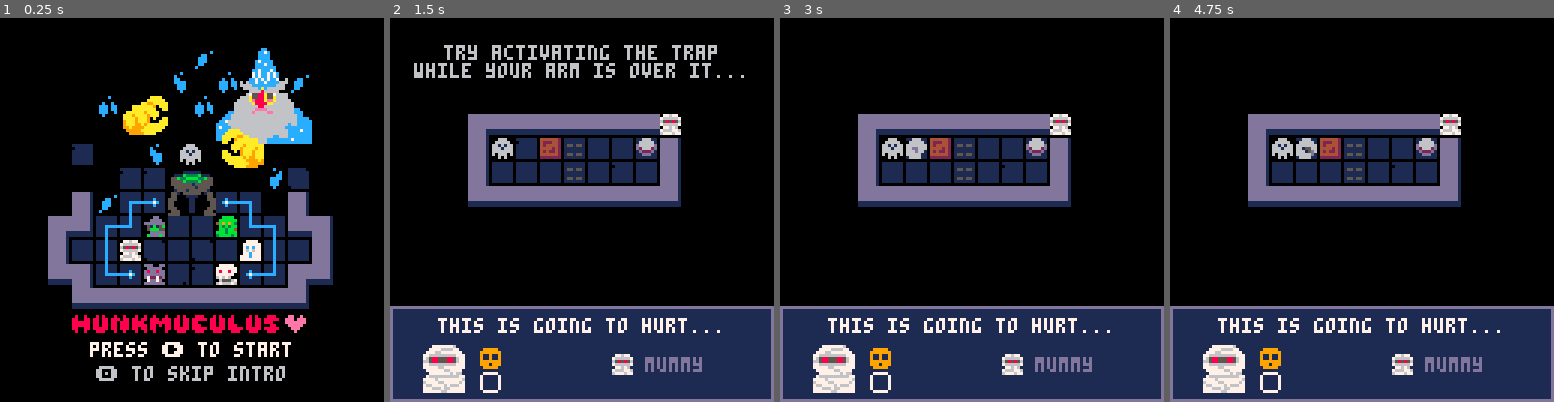
Above: before the commit, frames 1-4 (left to right).
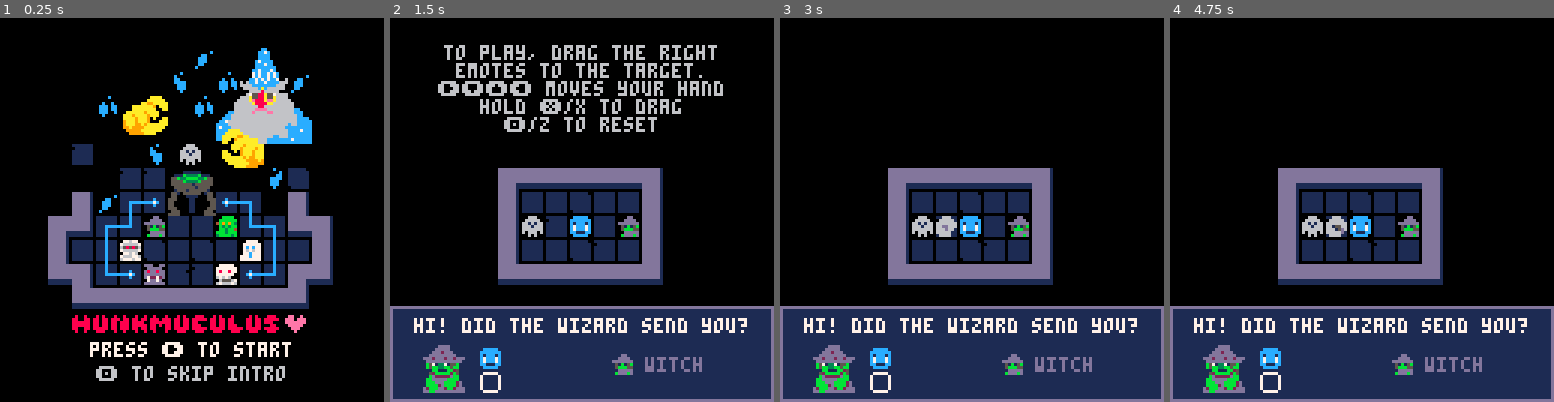
Above: after the commit, the same moments.

Repository: MisuseofMana/pico-8-carts
Game: PICO-8 cartridge hunkmunculus/hunkmunculus.p8
The game is run twice, just before and just after one commit, with the same random seed, the same clock (stepped at 60 frames per second) and the same inputs.
Inputs:
- Up to frame 1 (0.25 s): no input
- Up to frame 2 (1.5 s): tap X (X key) at 0.33, 1.07 s; tap O (Z key) at 0.7 s
- Up to frame 3 (3 s): hold Right 1.6-2.1 s; tap O (Z key) every 0.4 s from 1.7 to 2.9 s; tap X (X key) at 1.85, 2.97 s; hold Up 2.15-2.42 s; hold Right from 2.47 s (still down)
- Up to frame 4 (4.75 s): release Right at 3.03 s; hold Left 3.08-3.58 s; tap O (Z key) every 0.4 s from 3.3 to 4.5 s; hold Down 3.63-3.97 s; hold Right 4.02-4.68 s; tap X (X key) at 4.08 s; hold Up from 4.73 s (still down)

The runs differ from the first frame. In frame 1, less than 0.1% of the frame differs, in the area x 47-50%, y 65-70%; in frame 2, 27%, in the area x 6-93%, y 7-98%; in frame 3, 22%; in frame 4, 22%.

Commit message:
rework trap logic, half done

Diff:
--- a/hunkmunculus/hunkmunculus.p8
+++ b/hunkmunculus/hunkmunculus.p8
@@ -96,7 +96,7 @@
 	}
 
 	save_lvl()
-	init_lvl(7)
+	init_lvl(1)
 	music(0)
 end
 
@@ -706,20 +707,17 @@
 
 		if #mrkd then
 			for i=#a, 1, -1 do
-				local marked=false
-				if i<=#mrkd then
-					why="valid"
-					local ax=a[i].x
-					local ay=a[i].y
-					whyt={ax,ay}
-					if ax==mrkd[i][1] and ay==mrkd[i][2] then
-						why="marked"
+				--check mrkd for matching arm
+				for mrk in all(mrkd) do
+					if a[i].x==mrk[1] and a[i].y==mrk[2] then
 						marked=true
 					end
-					if marked then
-						--is this forcing a rerender?
-						deli(a,i)
-						why=#a
+				end
+
+				if marked then
+					for j=i-1,1,-1 do
+						deli(a,j)
+						break
 					end
 				end
 			end
@@ -1143,7 +1141,7 @@
 				{"help the mummy calm down."}
 			},
 		},
-		{
+		--[[{
 			--lvl 6 mummy traps
 			rm={0,12,26,32,9,5},
 			goal={46},
@@ -1155,10 +1153,10 @@
 				{"to get past traps, push"},
 				{"boxes onto pressure plates."}
 			},
-		},
-		{
+		},]]
+	--[[	{
 			--lvl 7 mummy severed
-			rm={0,17,26,32,9,5},
+			rm={0,17,30,30,9,5},
 			goal={46},
 			intro="this is going to hurt...",
 			lose="",
@@ -1168,7 +1166,7 @@
 				{"try activating the trap"},
 				{"while your arm is over it..."},
 			},
-		},
+		},]]
 	}
 __gfx__
 0000000000666000000dd0000776770000bbbb000077770007777700ddd00dd000cc00001111111000666000006660000aaaaa00099999000fffff000eeeee00
@@ -1197,11 +1195,11 @@
 000000000000000000666600006666000066660000000000000000000000000000000000dddddd10000000000000000000000000000000000000000000000000
 11111110111111001111111011111110111c1110111c1110111111101111111041111110dddddd10dddddddddddddd1007777700077777000888880007777700
 11111110111111101111111001111110111c1110111c1110111111101711711051111110dddddd10dddddddddddddd1070000070771117708888888077777770
-11111110111111101111111011111110111c1110111c1110111c11101651651041111110dddddd10dddddddddddddd1070000070777717702288822075777570
+11111110111111101111110011111110111c1110111c1110111c11101651651041111110dddddd10dddddddddddddd1070000070777717702288822075777570
 11111110111111101111111011111110111c111011c7c11011c7c1101111111041111110dddddd10dddddddddddddd1070000070777177708188818077777770
 11111110111111101111111011111110111c1110111c1110111c111017117110a1111110dddddd10dddddddddddddd1070000070777777708888888077555770
 11111110111111101111111011111110111c111011111110111c11101651651041111110dddddd10111111111111111070000070777177708811188077777770
-11111110011111101111101011111110111c111011111110111c11101111111041111110dddddd10111111111111111007777700077777000888880007777700
+11111110011111101111111011111110111c111011111110111c11101111111041111110dddddd10111111111111111007777700077777000888880007777700
 00000000000000000000000000000000000c000000000000000c00000000000000000000dddddd10000000000000000000000000000000000000000000000000
 00000000111114101111111011aaa1100000c0000000000cc00000000000c000000000dddd0000000000777777760000000000cccc0000000000000000000000
 0111111011114110155555101a999a1000000000000000cc7c00000000c0000000000ddddd00000000077776666770000000cccccccc00000000000000000000
@@ -1409,10 +1407,10 @@
 3930012b2e2b3737393933093030303924000000000000000000000000000000000000000000000000000000000000000000000000000000000000000000000000000000000000000000000000000000000000000000000000000000000000000000000000000000304406076830000005292a2a2a2a2a390440001f1c2d3e00
 39627272313232623939303b30300139240000000000000000000000000000000000000000000000000000000000000000000000000000000000000000000000000000000000000000000000000000000000000000000000000000000000000000000000000000303303525302330044293b25151615262a3900003360613300
 2a2a2a2a2a2a2a2a3b3930303030303924000000000000000000000000000000000000000000000000000000000000000000000000000000000000000000000000000000000000000000000000000000000000000000000000000000000000000000000000000032324704056932320039023230013232033900323070713031
-292a2a2a2a2a2a2a032a39251626293b2400000000000000000000000000000000000000000000000000000000000000000000000000000000000000000000000000000000000000000000000000000000000000000000000000000000000000000000000000000030303333323200002a390732313106293b00003130323000
-3901332b6372726239002a2a2a2a3b00240000000000000000000000000000000000000000000000000000000000000000000000000000000000000000000000000000000000000000000000000000000000000000000000000000000000000000000000000000000000003032000000002a2a2a2a2a2a3b0000001012141311
-3930303063303372390000000000000024000000000000000000000000000000000000000000000000000000000000000000000000000000000000000000000000000000000000000000000000000000000000000000000000000000000000000000000000000000000000320000000069004745460000000000002410121123
-2a2a2a2a2a2a2a2a3b000000000000002400000000000000000000000000000000000000000000000000000000000000000000000000000000000000000000000000000000000000000000000000000000000000000000000000000000000000000000000000000000323333320000476a6b6855560000000000002224012122
+3030303030307272722a39251626293b2400000000000000000000000000000000000000000000000000000000000000000000000000000000000000000000000000000000000000000000000000000000000000000000000000000000000000000000000000000030303333323200002a390732313106293b00003130323000
+3001303063302b6272002a2a2a2a3b00240000000000000000000000000000000000000000000000000000000000000000000000000000000000000000000000000000000000000000000000000000000000000000000000000000000000000000000000000000000000003032000000002a2a2a2a2a2a3b0000001012141311
+3072307230307272720000000000000024000000000000000000000000000000000000000000000000000000000000000000000000000000000000000000000000000000000000000000000000000000000000000000000000000000000000000000000000000000000000320000000069004745460000000000002410121123
+303030303030303030000000000000002400000000000000000000000000000000000000000000000000000000000000000000000000000000000000000000000000000000000000000000000000000000000000000000000000000000000000000000000000000000323333320000476a6b6855560000000000002224012122
 000000000000000000000000000000002400000000000000000000000000000000000000000000000000000000000000000000000000000000000000000000000000000000000000000000000000000000000000000000000000000000000000000000000000000030441f1c683000007a7b6465929344003b30002320131421
 0000000000000000000000000000000024000000000000000000000000000000000000000000000000000000000000000000000000000000000000000000000000000000000000000000000000000000000000000000000000000000000000000000000000000030333e78791e33000000292a2aa2a3293b330000201314120a
 000000000000000000000000000000002400000000000000000000000000000000000000000000000000000000000000000000000000000000000000000000000000000000000000000000000000000000000000000000000000000000000000000000000000003232471d2d69323200293b303330313b370031300000000000
